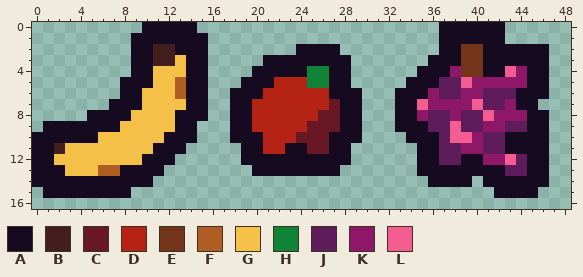
Pixel-art file: res/img/fruits.aseprite. The first picture shows the starting point.
64x64 pixels, 1 frame. Shown: x 0..48, y 0..16.
Palette (. is transparent): A #150a1f  B #431e1e  C #681824  D #b42313  E #74341a  F #af5d23  G #f4c047  H #118337  J #5e1c5a  K #8f1767  L #f45d92
Pixels before, first column x 0:
 0 ..........AAAAA......................AAAAAA....
 1 .........AAAAAAA.....................AAAAAA....
 2 .........AABBAAA........AAAA.........AAEEAAAAAA
 3 .........AABBGAA.....AAAAAAAA.......AAAEEAAAAAA
 4 .........AAGGGAA....AAAAAHHAA......AAAKEEAALKAA
 5 ........AAAGGFAA...AAADDDHHAA.....AAAJJLKKKKKAA
 6 ........AAGGGFAA..AAADDDDDDAAA...AAAKJJKKJJJAAA
 7 .......AAAGGGGAA..AADDDDDDDCAA...AALKKKKLJJKAA.
 8 .....AAAAGGGGAAA..AADDDDDDCCAA...AAKJJKJJLKKKAA
 9 .AAAAAAAGGGGGAA...AADDDDDCCCAA...AAAJJLJJKKJJAA
10 AAAAAAGGGGGGAAA...AAADDDCCCAAA....AAAJLLKJJAAAA
11 AABGGGGGGGGAAA.....AADDAACCAA......AAJJKKJJAAAA
12 AAGGGGGGGGAAA......AAAAAAAAAA......AAJJAAKKLJAA
13 AAAGGGFFAAAA........AAAAAAAA.......AAAAAAAAJJAA
14 AAAAAAAAAAA.........................AAAA.AAAAAA
15 .AAAAAAAA.................................AAAA.
After the commit:
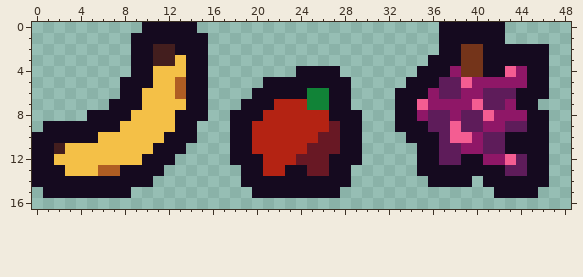
The edit:
y 2: x 24..27 AAAA -> ....
y 3: x 21..28 AAAAAAAA -> ........
y 4: x 20..23 AAAA -> ....; x 25..26 HH -> AA; x 28 A -> .
y 5: x 19..20 AA -> ..; x 22..26 DDDHH -> AAAAA
y 6: x 18..19 AA -> ..; x 21..26 DDDDDD -> AAAAHH; x 29 A -> .
y 7: x 18 A -> .; x 20..21 DD -> AA; x 25..27 DDC -> HHA; x 29 A -> .
y 8: x 20 D -> A; x 26..27 CC -> DA
y 9: x 25..26 CC -> DD
y 10: x 20 A -> D; x 24..25 CC -> DD; x 27 A -> C
y 11: x 18 . -> A; x 20 A -> D; x 23..24 AA -> DD; x 27 A -> C; x 29 . -> A
y 12: x 18 . -> A; x 21..26 AAAAAA -> DDDCCC; x 29 . -> A
y 13: x 19 . -> A; x 21..22 AA -> DD; x 25..26 AA -> CC; x 28 . -> A
y 14: x 19..28 .......... -> AAAAAAAAAA
y 15: x 20..27 ........ -> AAAAAAAA
Pixel boxes of the changes (left, top, right, bottom) in both pictures:
changed: (230, 44, 362, 198)
